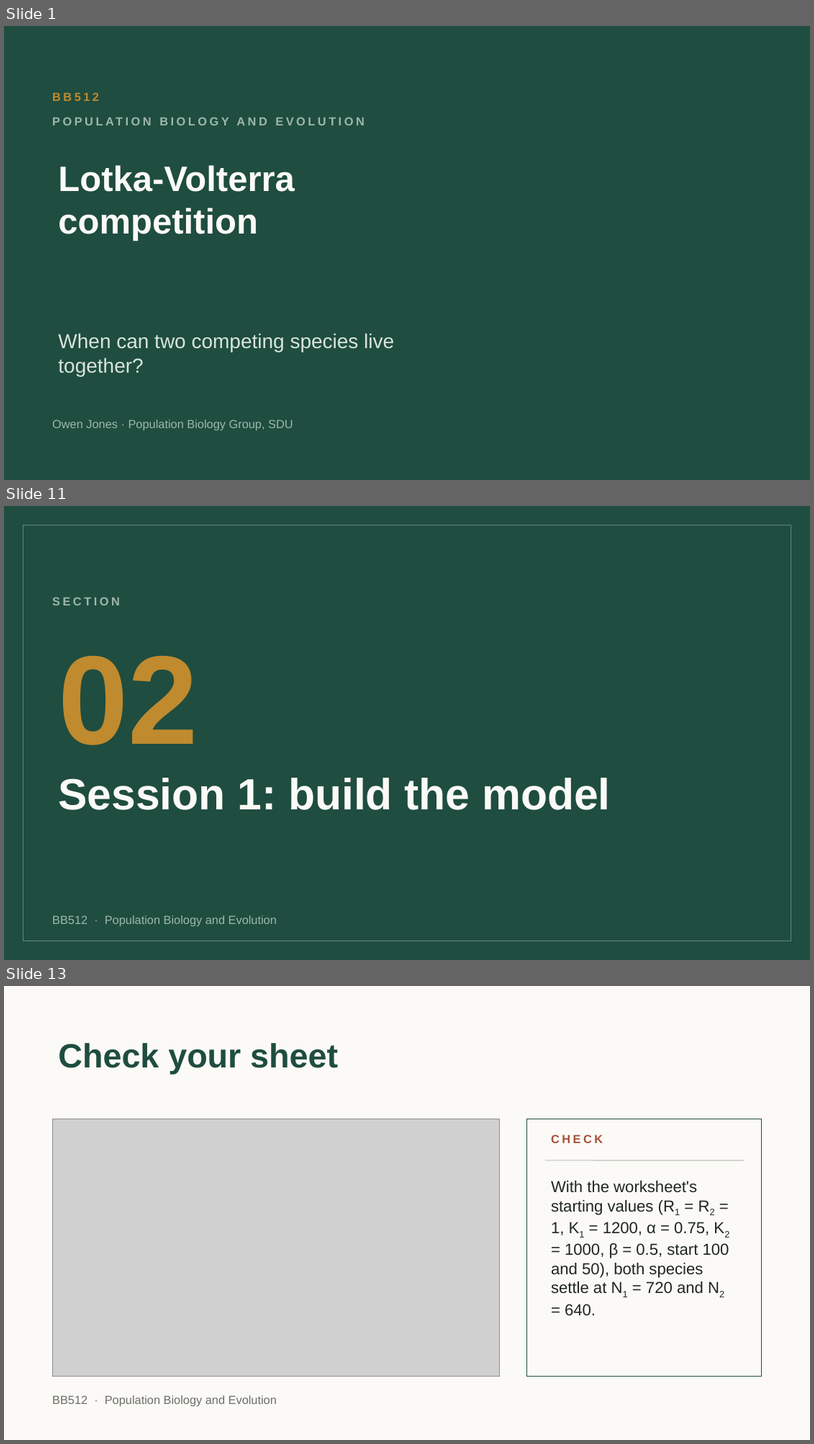
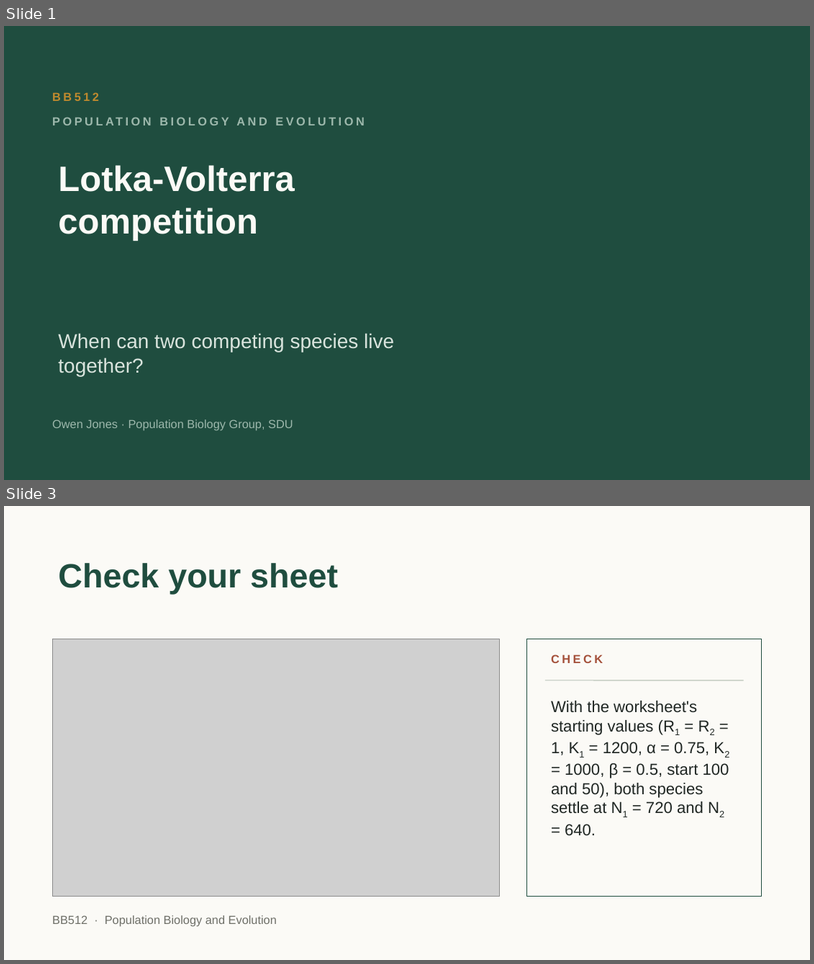
Before and after one commit to jonesor/BB512_Book, a slide deck: lecture_figures/lv_competition/BB512 - Lotka Volterra Competition Practical v2.pptx. Shown one above the other, each under a label of ours: slides 1, 11 and 13 before the commit, slides 1 and 3 after it; the slides between them are not shown. The pictures are 814x1444 and 814x964 pixels, drawn with LibreOffice and Linux fonts; fonts in the diff are those of the drawing; grey boxes stand for pictures. Boxes give left, top, right and bottom in pixels: in the first picture for what was removed or moved away, otherwise in the second. Text is boxed around its words. In the diff, an @@ line names an element or a change of style, - is before the commit and + after.

```diff
--- a/lecture_figures/lv_competition/BB512 - Lotka Volterra Competition Practical v2.pptx
+++ b/lecture_figures/lv_competition/BB512 - Lotka Volterra Competition Practical v2.pptx
@@ slide 11 removed at (x1=4, y1=506, x2=810, y2=960), background #1F4D3F @@
@@ rectangle removed at (x1=23, y1=525, x2=791, y2=940) @@
@@ text removed at (x1=52, y1=597, x2=120, y2=605) @@
-SECTION
@@ text removed at (x1=58, y1=656, x2=198, y2=745) @@
-02
@@ title removed at (x1=58, y1=777, x2=610, y2=810) @@
-Session 1: build the model
@@ text removed at (x1=52, y1=915, x2=277, y2=926) @@
-BB512 · Population Biology and Evolution
@@ what was slide 13 is now slide 3 @@
```
Also in this commit, not shown: 4 slides changed, 13 other slides removed, 2 other files.
